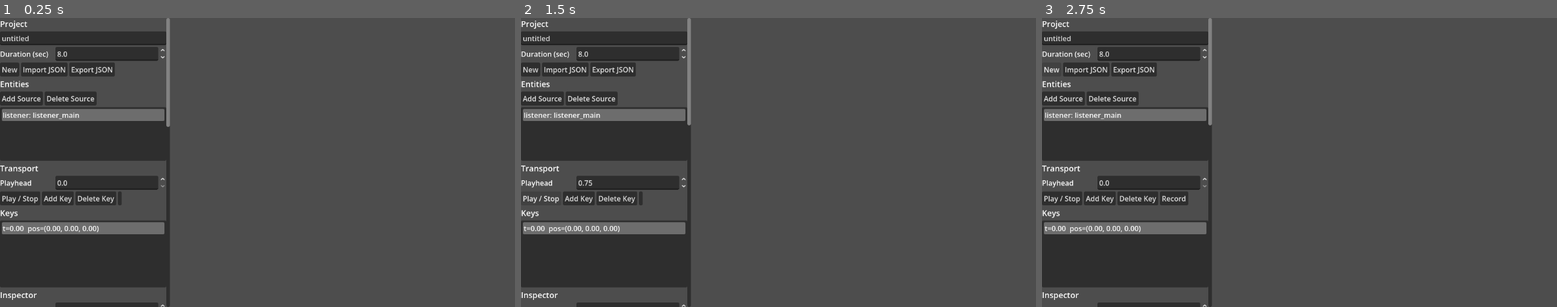
Above: before the commit, frames 1-3 (left to right).
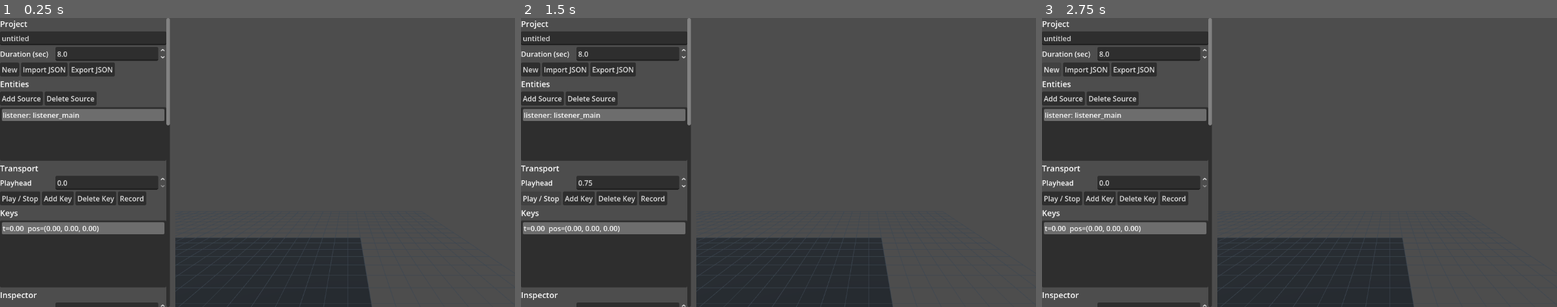
Above: after the commit, the same moments.

Repository: sw93song/spatial-composer
Game: Godot game, scene res://scenes/Main.tscn
Same seed, same stepped clock (60 frames per second), same inputs: the game is played once before the commit and once after it.
Inputs:
- Up to frame 1 (0.25 s): no input
- Up to frame 2 (1.5 s): click "Play / Stop" at 0.5 s; click "Play / Stop" at 1.25 s
- Up to frame 3 (2.75 s): click "New" at 2 s

The runs differ from the first frame. In frame 1, 8.7% of the frame differs, in the area x 23-73%, y 36-100%; in frame 2, 8.7%; in frame 3, 8.5%.
Error before the commit: Parse Error: Cannot infer the type of "distance_to_ray" variable because the value doesn't have a set type. (res://scripts/WorldView.gd:189)

Commit message:
Fix Godot warnings treated as errors

Diff:
--- a/apps/gesture_tool_godot/scripts/DeviceMotionController.gd
+++ b/apps/gesture_tool_godot/scripts/DeviceMotionController.gd
@@ -29,6 +29,6 @@
 		0.0,
 		-accel.y + gyro.x * 0.25
 	)
-	var response := clamp(delta * 6.0, 0.0, 1.0)
+	var response: float = clampf(delta * 6.0, 0.0, 1.0)
 	_velocity = _velocity.lerp(planar_motion * 1.6, response)
 	return current_position + _velocity * delta
--- a/apps/gesture_tool_godot/scripts/JsonSerializer.gd
+++ b/apps/gesture_tool_godot/scripts/JsonSerializer.gd
@@ -24,7 +24,7 @@
 		push_error("Failed to open file for reading: %s" % path)
 		return false
 
-	var parsed := JSON.parse_string(file.get_as_text())
+	var parsed = JSON.parse_string(file.get_as_text())
 	if typeof(parsed) != TYPE_DICTIONARY:
 		push_error("Project JSON root must be an object")
 		return false
--- a/apps/gesture_tool_godot/scripts/MacroGenerator.gd
+++ b/apps/gesture_tool_godot/scripts/MacroGenerator.gd
@@ -9,7 +9,7 @@
 		"keys": []
 	}
 
-	var resolved_key_count := max(key_count, 4)
+	var resolved_key_count: int = maxi(key_count, 4)
 	for index in range(resolved_key_count + 1):
 		var alpha := float(index) / float(resolved_key_count)
 		var angle := TAU * turns * alpha
--- a/apps/gesture_tool_godot/scripts/TrajectoryTrack.gd
+++ b/apps/gesture_tool_godot/scripts/TrajectoryTrack.gd
@@ -133,8 +133,8 @@
 		var a_time := float(a.get("t", 0.0))
 		var b_time := float(b.get("t", 0.0))
 		if time_sec <= b_time:
-			var span := max(b_time - a_time, 0.0001)
-			var alpha := clamp((time_sec - a_time) / span, 0.0, 1.0)
+			var span: float = maxf(b_time - a_time, 0.0001)
+			var alpha: float = clampf((time_sec - a_time) / span, 0.0, 1.0)
 			return {
 				"position": array_to_vec3(a.get("position", [0.0, 0.0, 0.0])).lerp(
 					array_to_vec3(b.get("position", [0.0, 0.0, 0.0])),
@@ -164,11 +164,11 @@
 
 	var start_time := float(keys[0].get("t", 0.0))
 	var end_time := float(keys[keys.size() - 1].get("t", 0.0))
-	var resolved_samples := max(sample_count, keys.size())
+	var resolved_samples: int = maxi(sample_count, keys.size())
 
 	for index in range(resolved_samples + 1):
-		var alpha := float(index) / float(resolved_samples)
-		var time_sec := lerp(start_time, end_time, alpha)
+		var alpha: float = float(index) / float(resolved_samples)
+		var time_sec: float = lerpf(start_time, end_time, alpha)
 		var pose = evaluate(track, time_sec)
 		points.push_back(pose.get("position", Vector3.ZERO))
 
--- a/apps/gesture_tool_godot/scripts/WorldView.gd
+++ b/apps/gesture_tool_godot/scripts/WorldView.gd
@@ -184,9 +184,9 @@
 
 	for snapshot in _entity_snapshots:
 		var point = snapshot.get("position", Vector3.ZERO)
-		var along_ray := maxf((point - ray_origin).dot(ray_direction), 0.0)
+		var along_ray: float = maxf((point - ray_origin).dot(ray_direction), 0.0)
 		var closest_point := ray_origin + ray_direction * along_ray
-		var distance_to_ray := point.distance_to(closest_point)
+		var distance_to_ray: float = point.distance_to(closest_point)
 		if distance_to_ray <= float(snapshot.get("radius", 0.35)) and along_ray < best_distance_along_ray:
 			best_distance_along_ray = along_ray
 			best_entity_index = int(snapshot.get("entity_index", -1))
